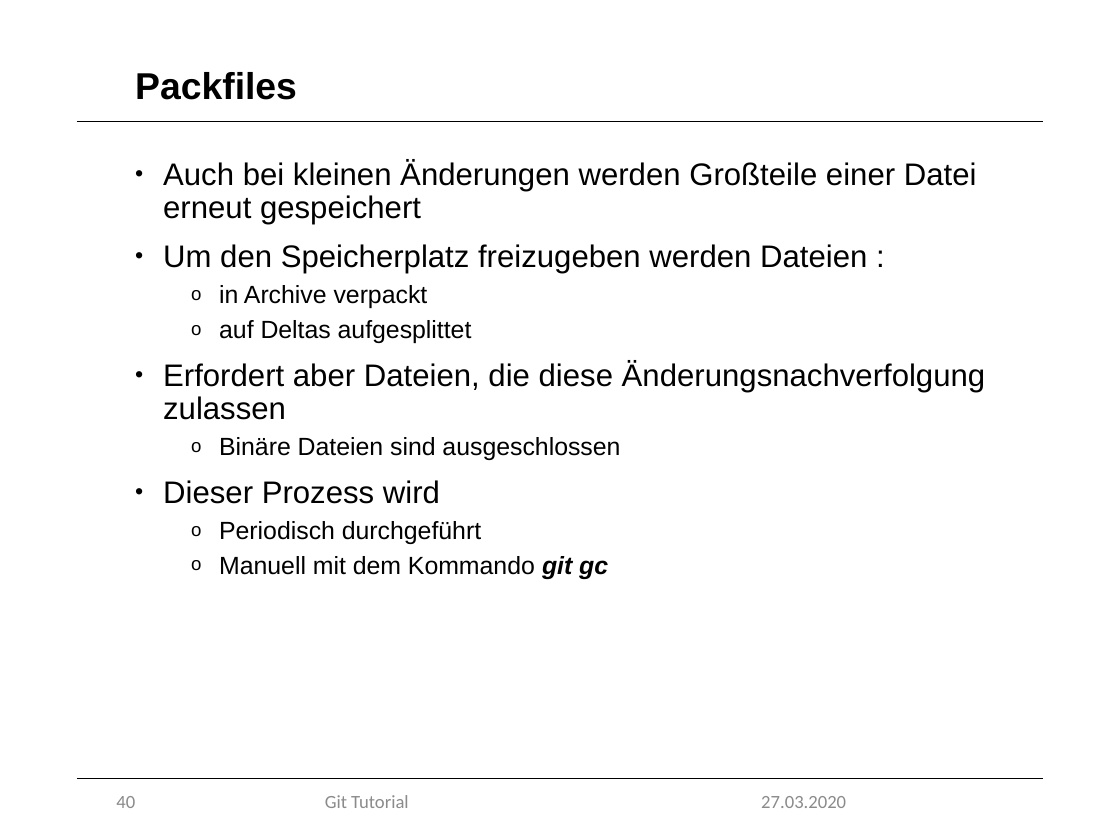
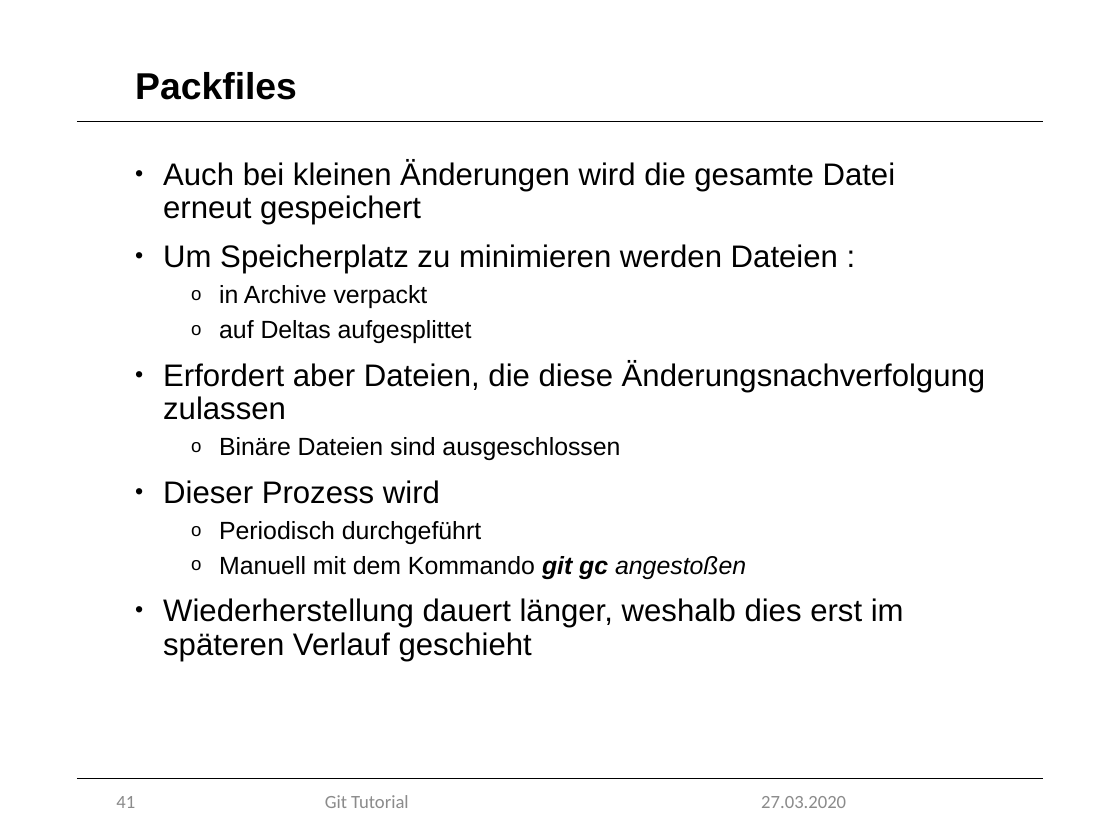
Before and after one commit to marcretzlaff/projektarbeit, a slide deck: slide 41 of Präsentation-90min/Präsentation-90min.pptx (slide 40 before the commit). Drawn at 1120x840 pixels with LibreOffice and Linux fonts; fonts in the diff are those of the drawing; background and template pictures are left out. Boxes give left, top, right and bottom in pixels: in the first picture for what was removed or moved away, otherwise in the second. Text is boxed around its words. In the diff, an @@ line names an element or a change of style, - is before the commit and + after.

```diff
--- a/Präsentation-90min/Präsentation-90min.pptx
+++ b/Präsentation-90min/Präsentation-90min.pptx
@@ text at (x1=163, y1=160, x2=896, y2=274): text changed @@
-• Auch bei kleinen Änderungen werden Großteile einer Datei erneut gespeichert
-• Um den Speicherplatz freizugeben werden Dateien :
+• Auch bei kleinen Änderungen wird die gesamte Datei erneut gespeichert
+• Um Speicherplatz zu minimieren werden Dateien :
@@ text at (x1=163, y1=556, x2=904, y2=661): text changed; size 16 to 20 pt @@
-  o Manuell mit dem Kommando git gc
+  o Manuell mit dem Kommando git gc angestoßen
+• Wiederherstellung dauert länger, weshalb dies erst im späteren Verlauf geschieht
@@ page number at (x1=116, y1=796, x2=135, y2=808): text changed @@
-40
+41
```
Also in this commit, not shown: 21 other slides changed, 2 slides added, 2 slides removed, 1 other file.
